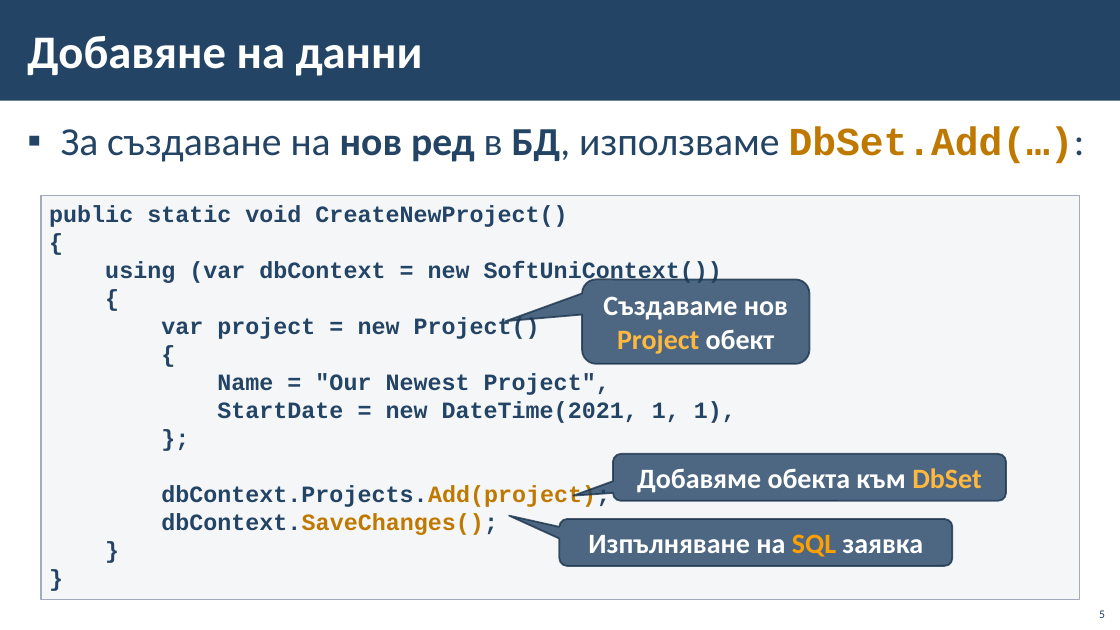
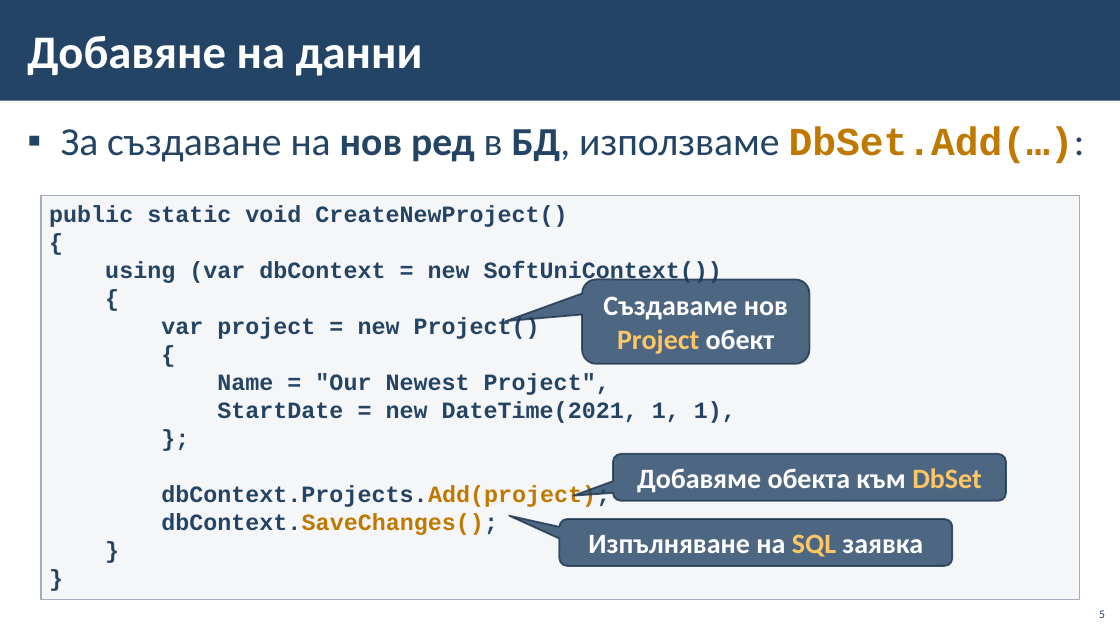
Before and after one commit to BG-IT-Edu/School-Programming, a slide deck: slide 5 of Courses/Software-Sciences/Module-4-Information-Systems-New/06-CRUD-with-EF-and-Windows-Forms/06-CRUD-with-EF-Core-and-Windows-Forms.pptx. Drawn at 1120x630 pixels with LibreOffice and Linux fonts; fonts in the diff are those of the drawing; background and template pictures are left out. Boxes give left, top, right and bottom in pixels: in the first picture for what was removed or moved away, otherwise in the second. Text is boxed around its words. In the diff, an @@ line names an element or a change of style, - is before the commit and + after.

```diff
--- a/Courses/Software-Sciences/Module-4-Information-Systems-New/06-CRUD-with-EF-and-Windows-Forms/06-CRUD-with-EF-Core-and-Windows-Forms.pptx
+++ b/Courses/Software-Sciences/Module-4-Information-Systems-New/06-CRUD-with-EF-and-Windows-Forms/06-CRUD-with-EF-Core-and-Windows-Forms.pptx
@@ rounded speech box "Създаваме нов Project обект" at <box>582,280,810,365</box>: text colour #FFB840 to #FFC666 in "Project" @@
@@ rounded speech box "Добавяме обекта към DbSet" at <box>613,454,1007,501</box>: text colour #FFB840 to #FFC666 in "DbSet" @@
@@ rounded speech box "Изпълняване на SQL заявка" at <box>560,519,953,566</box>: text colour #FFA000 to #FFC666 in "SQL" @@
```
Also in this commit, not shown: 3 other slides changed.
